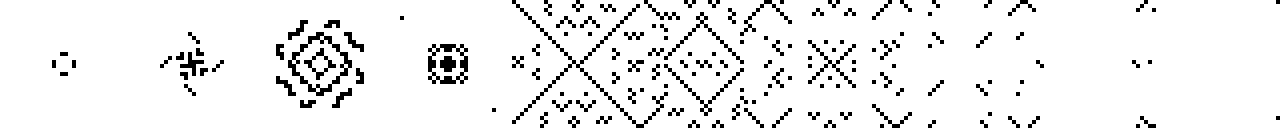
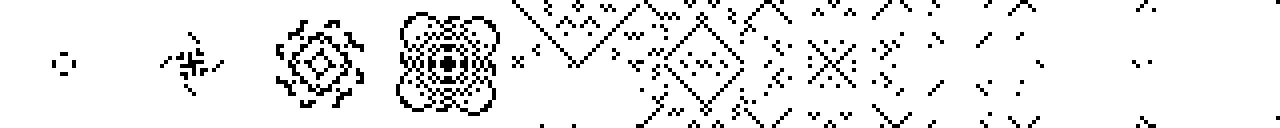
Comparing the layer stacks of the two (1280, 128) images. Changes:
painted on "explosion.png" over [292, 12, 636, 124]
